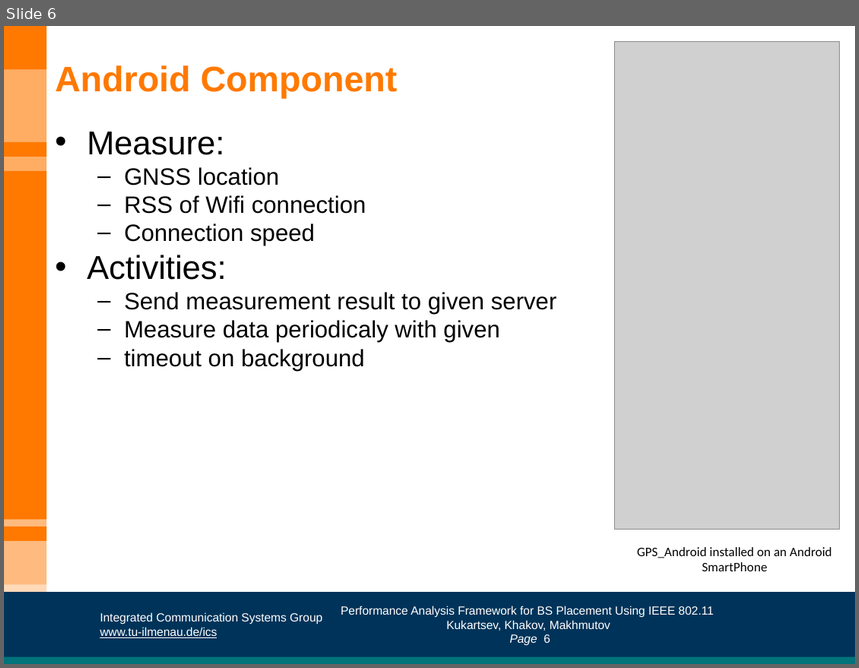
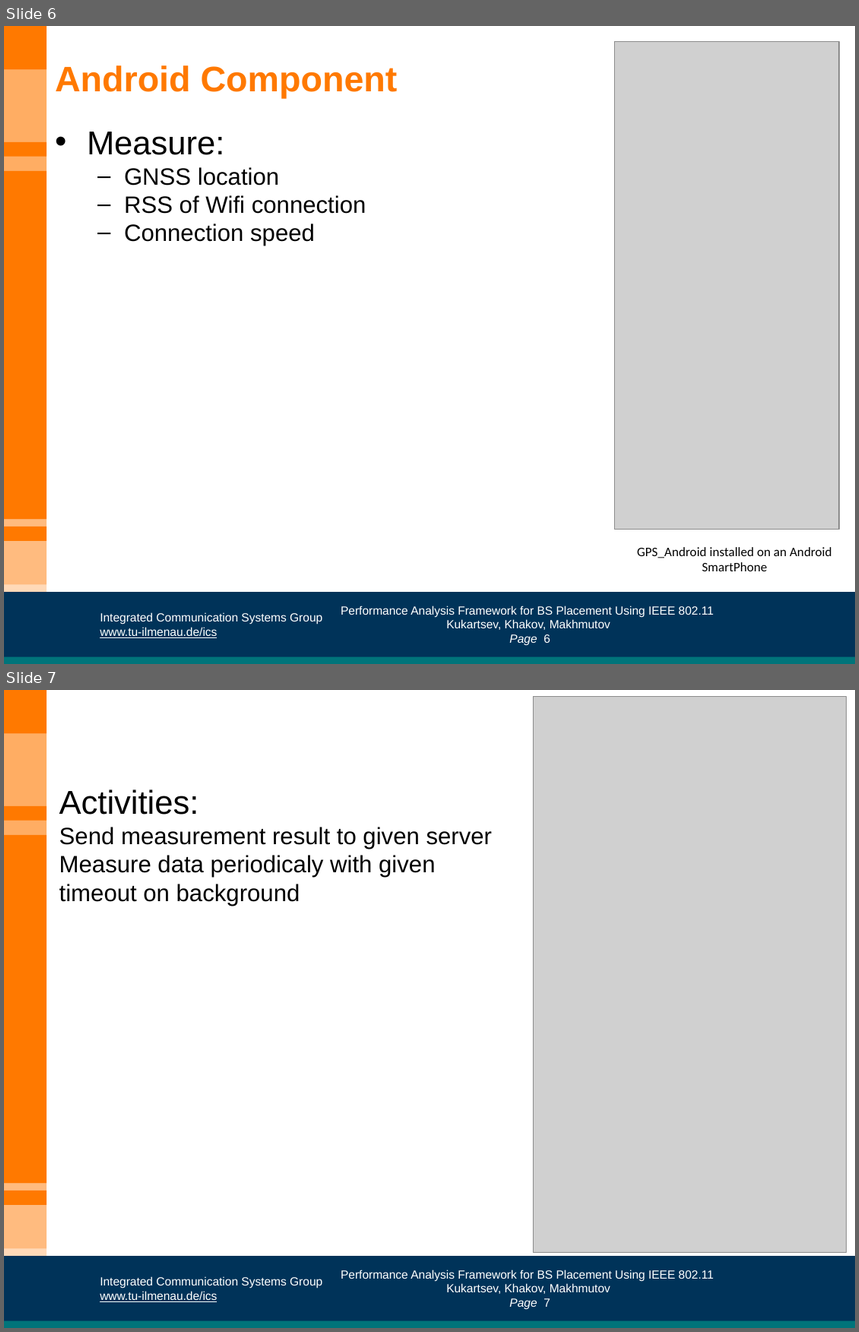
Before and after one commit to Kirkirillka/GPS_Tracker, a slide deck: docs/presentation/GroupStudy-presentation_comments_OA.pptx. Shown one above the other, each under a label of ours: slide 6 before the commit, slides 6 and 7 after it. The pictures are 859x668 and 859x1332 pixels, drawn with LibreOffice and Linux fonts; fonts in the diff are those of the drawing; grey boxes stand for pictures; background and template pictures are left out. Boxes give left, top, right and bottom in pixels: in the first picture for what was removed or moved away, otherwise in the second. Text is boxed around its words. In the diff, an @@ line names an element or a change of style, - is before the commit and + after.

```diff
--- a/docs/presentation/GroupStudy-presentation_comments_OA.pptx
+++ b/docs/presentation/GroupStudy-presentation_comments_OA.pptx
@@ slide 7 added at box(4, 690, 855, 1328), background #FFFFFF; not listed: 13 template elements that a slide beside it also shows @@
@@ picture added at box(534, 697, 847, 1253) @@
@@ text added at box(59, 790, 493, 906), 20 pt, text #000000 @@
+Activities:
+Send measurement result to given server
+Measure data periodicaly with given
+timeout on background
@@ slide 6 changed as well @@
@@ text at box(87, 255, 557, 371): paragraphs removed @@
-• Activities:
-  – Send measurement result to given server
-  – Measure data periodicaly with given
-  – timeout on background
```
Also in this commit, not shown: 2 other slides changed, 2 other slides added, 3 other files.
